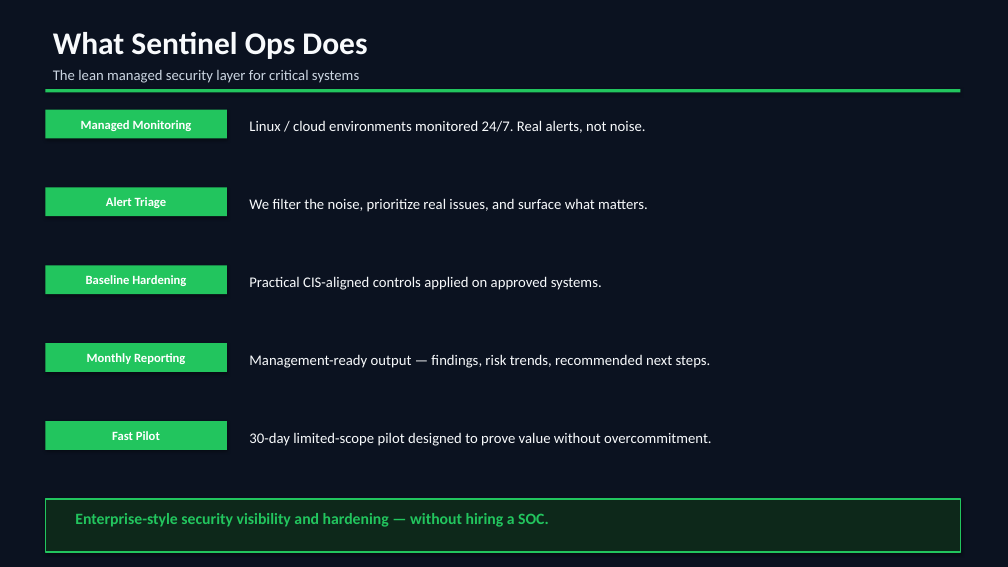
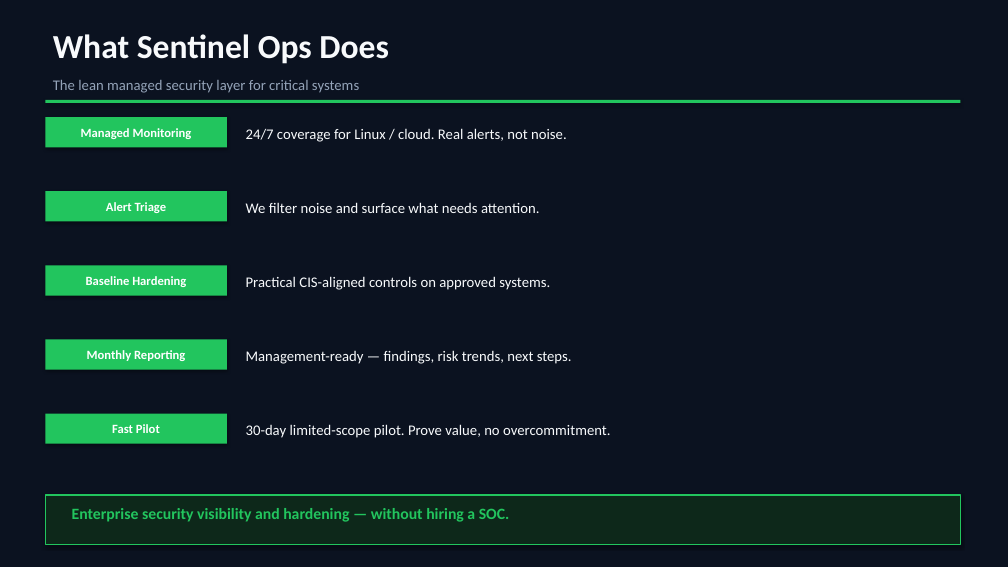
Before and after one commit to joseph118789-max/sentinel-ops, a slide deck: slide 3 of sales/Sentinel_Ops_Sales_Deck.pptx. Drawn at 1008x567 pixels with LibreOffice and Linux fonts; fonts in the diff are those of the drawing. Boxes give left, top, right and bottom in pixels: in the first picture for what was removed or moved away, otherwise in the second. Text is boxed around its words. In the diff, an @@ line names an element or a change of style, - is before the commit and + after.

```diff
--- a/sales/Sentinel_Ops_Sales_Deck.pptx
+++ b/sales/Sentinel_Ops_Sales_Deck.pptx
@@ text "What Sentinel Ops Does" at (53,34,389,64): size 30 to 32 pt @@
@@ text "The lean managed security layer ...": place and size @@
-text "The lean managed security layer ..." at (53,69,359,83)
+text "The lean managed security layer ..." at (53,80,359,93)
@@ text "The lean managed security layer ..." at (53,80,359,93): text colour #CBD5E1 to #94A3B8 @@
@@ rectangle "Managed Monitoring": place and size @@
-rectangle "Managed Monitoring" at (45,110,227,138)
+rectangle "Managed Monitoring" at (45,117,227,147)
@@ rectangle: place and size @@
-rectangle at (45,89,960,92)
+rectangle at (45,100,960,103)
@@ text at (246,128,567,142): text changed @@
-Linux / cloud environments monitored 24/7. Real alerts, not noise.
+24/7 coverage for Linux / cloud. Real alerts, not noise.
@@ rectangle "Alert Triage": place and size @@
-rectangle "Alert Triage" at (45,188,227,216)
+rectangle "Alert Triage" at (45,191,227,222)
@@ text at (246,202,539,213): text changed @@
-We filter the noise, prioritize real issues, and surface what matters.
+We filter noise and surface what needs attention.
@@ text at (246,276,550,290): text changed @@
-Practical CIS-aligned controls applied on approved systems.
+Practical CIS-aligned controls on approved systems.
@@ text at (246,350,572,364): text changed @@
-Management-ready output — findings, risk trends, recommended next steps.
+Management-ready — findings, risk trends, next steps.
@@ rectangle "Fast Pilot": place and size @@
-rectangle "Fast Pilot" at (45,421,227,450)
+rectangle "Fast Pilot" at (45,414,227,444)
@@ text at (246,424,610,438): text changed @@
-30-day limited-scope pilot designed to prove value without overcommitment.
+30-day limited-scope pilot. Prove value, no overcommitment.
@@ rectangle: place and size @@
-rectangle at (45,499,960,552)
+rectangle at (45,495,960,544)
@@ text at (72,508,510,522): text changed @@
-Enterprise-style security visibility and hardening — without hiring a SOC.
+Enterprise security visibility and hardening — without hiring a SOC.
```
Also in this commit, not shown: 8 other slides changed.
